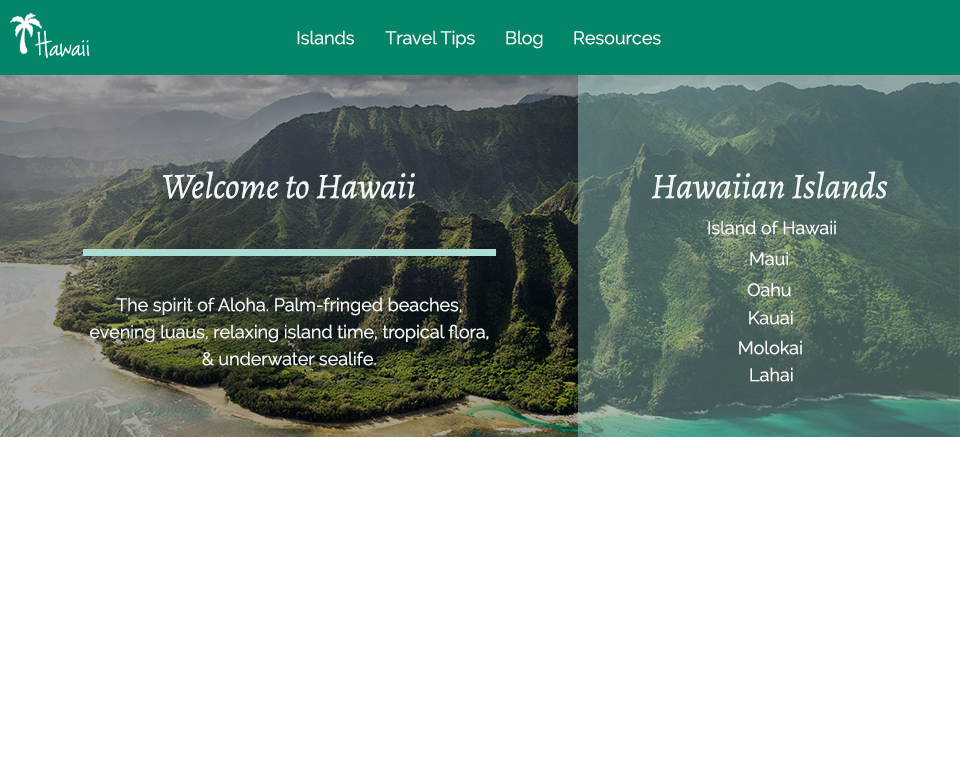
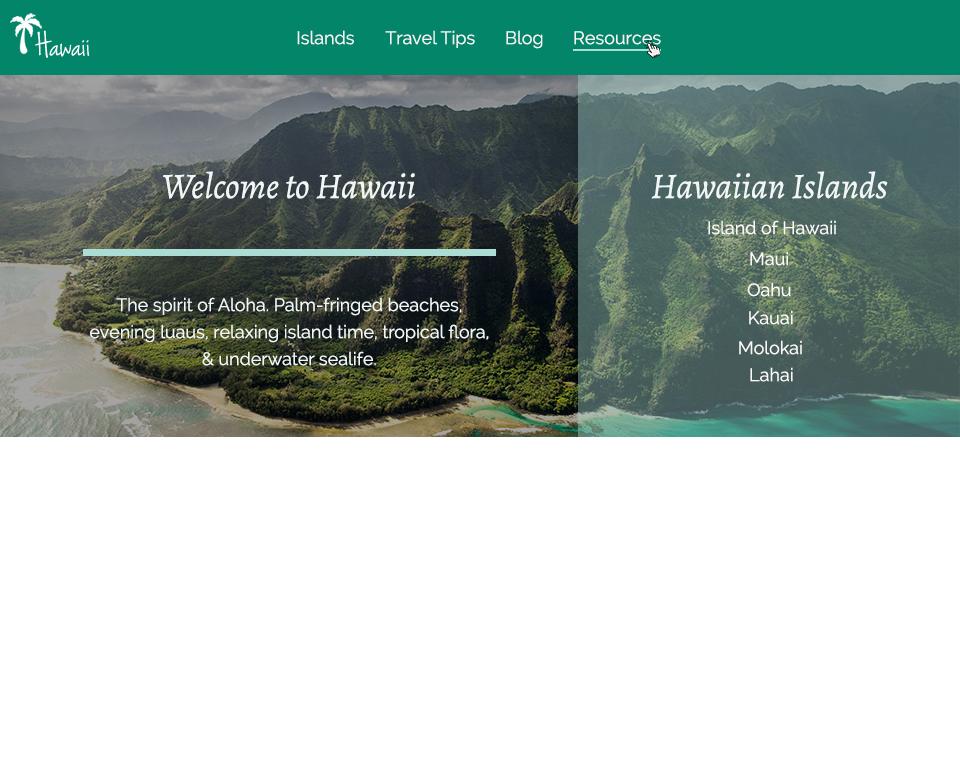
Comparing the layer stacks of the two w=960, h=768 images. Changes:
showed group "hover states" (2 layers) over (573, 40, 661, 58)
